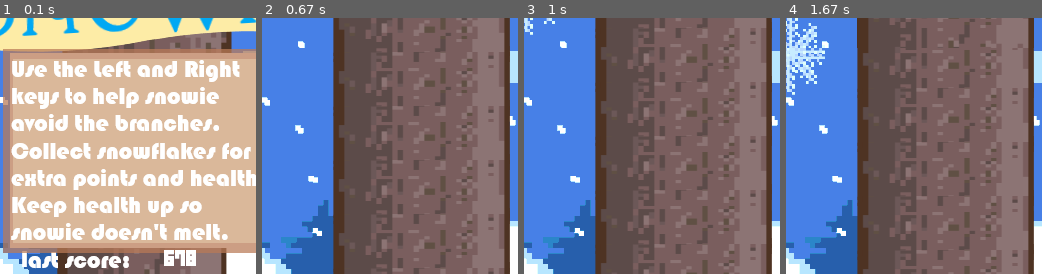
Above: before the commit, frames 1-4 (left to right).
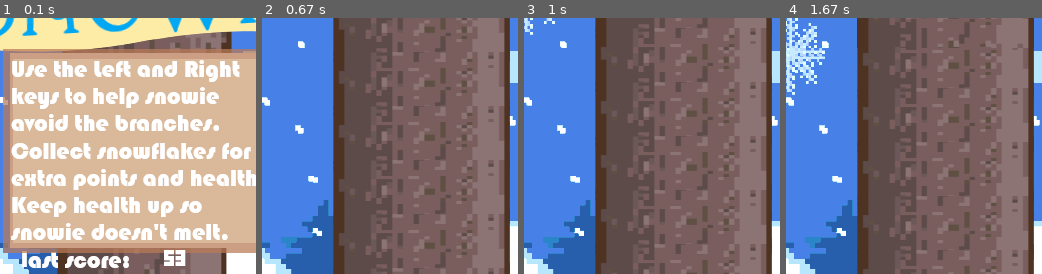
Above: after the commit, the same moments.

Repository: HeyItsBethany3/Game-Project
Game: pygame game, started from game.py
The game is run twice, just before and just after one commit, with the same random seed, the same clock (stepped at 60 frames per second) and the same inputs.
Inputs:
- Up to frame 1 (0.1 s): no input
- Up to frame 2 (0.67 s): tap Enter at 0.33 s
- Up to frame 3 (1 s): no input
- Up to frame 4 (1.67 s): no input
The pictures show only the part of the screen within x 17-67%, y 18-68%; the shares and areas given below are measured in that part.

The runs differ from the first frame. In frame 1, 0.4% of the frame differs, in the area x 64-77%, y 90-97%; in frame 2, nothing differs; in frame 3, nothing differs; in frame 4, nothing differs.

Commit message:
Added description file

Diff:
--- a/game.py
+++ b/game.py
@@ -364,7 +364,6 @@
     e = pygame.event.poll()
     if e.type == pygame.QUIT:
         break
-
 
     elif game_state == 1:
         # Game in progress
--- a/records.txt
+++ b/records.txt
@@ -1 +1 @@
-678
+53
Not shown, changed: README.md
Not shown, added: DESCRIPTION.md
